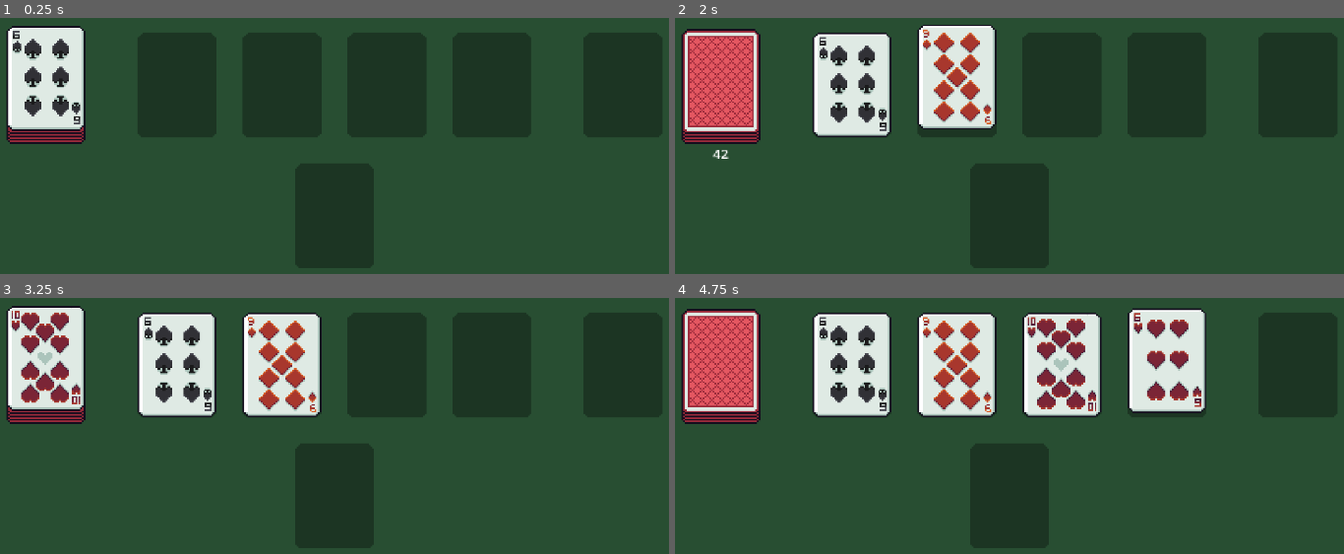
Above: before the commit, frames 1-4 (two rows, left to right).
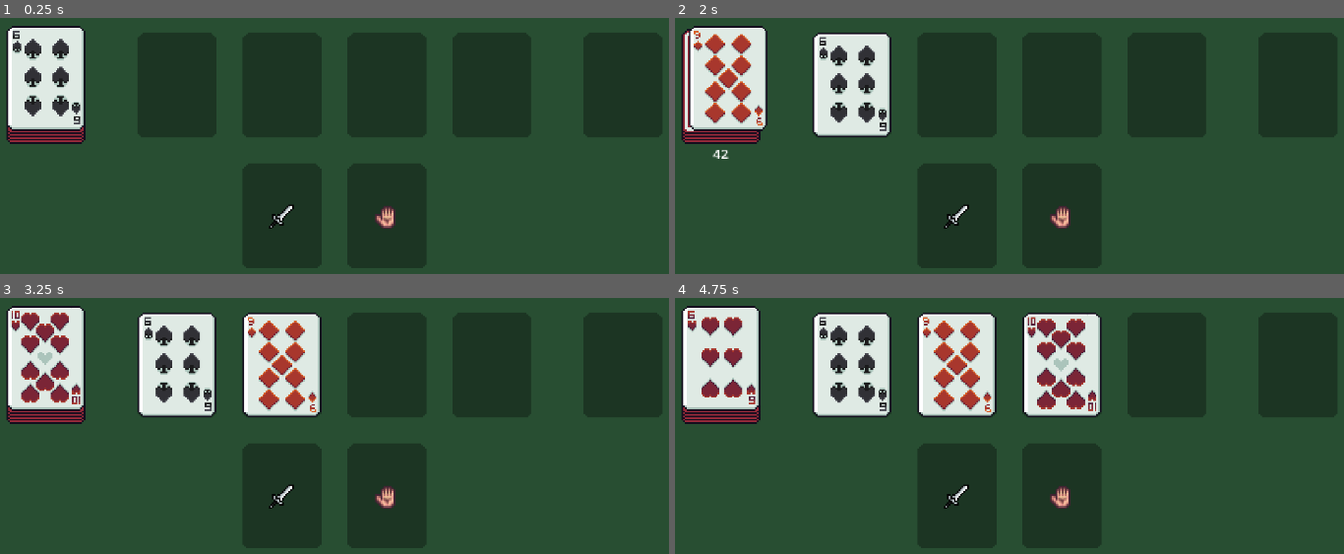
Above: after the commit, the same moments.

Repository: jrobchin/dungeon-drawer
Game: Godot game, scene res://scenes/main/main.tscn
Same seed, same stepped clock (60 frames per second), same inputs: the game is played once before the commit and once after it.
Inputs (mouse positions are in pixels of both pictures, inside the frame that each line leads up to):
- Up to frame 1 (0.25 s): no input
- Up to frame 2 (2 s): tap Enter at 0.5 s; drag from (721, 84) to (1089, 38) at 0.52 s; tap Space at 1.25 s; drag from (848, 158) to (721, 84) at 1.27 s
- Up to frame 3 (3.25 s): move the mouse to (414, 318) at 2.02 s; click (414, 318) at 2.17 s; drag from (294, 502) to (100, 349) at 2.77 s
- Up to frame 4 (4.75 s): move the mouse to (1243, 482) at 3.52 s; click (1243, 482) at 3.67 s; drag from (775, 349) to (889, 305) at 4.27 s

The runs differ from the first frame. In frame 1, 7.9% of the frame differs, in the area x 36-64%, y 56-98%; in frame 2, 17%, in the area x 2-64%, y 2-98%; in frame 3, 7.9%; in frame 4, 17%.

Commit message:
draggable

Diff:
--- a/project.godot
+++ b/project.godot
@@ -20,6 +20,7 @@
 Cards="*res://scripts/cards.gd"
 Debug="*res://scripts/debug.gd"
 Settings="*res://scripts/settings.gd"
+Store="*res://scripts/store.gd"
 
 [custom]
 
--- a/scenes/card/card.tscn
+++ b/scenes/card/card.tscn
@@ -1,8 +1,12 @@
-[gd_scene load_steps=4 format=3 uid="uid://dlunwjbyi1s1i"]
+[gd_scene load_steps=6 format=3 uid="uid://dlunwjbyi1s1i"]
 
 [ext_resource type="Texture2D" uid="uid://bqopnmngqe0fk" path="res://assets/cards.png" id="1_d81rb"]
 [ext_resource type="Script" uid="uid://30orf7todo8y" path="res://scenes/card/card_node.gd" id="1_vtcvk"]
 [ext_resource type="Script" uid="uid://dnkivj278gmic" path="res://scenes/card/sprite.gd" id="3_vtcvk"]
+[ext_resource type="Script" uid="uid://ylqyhoomh3am" path="res://scripts/draggable_area.gd" id="4_g65cd"]
+
+[sub_resource type="RectangleShape2D" id="RectangleShape2D_vtcvk"]
+size = Vector2(48, 64)
 
 [node name="CardNode" type="Node2D"]
 script = ExtResource("1_vtcvk")
@@ -15,3 +19,13 @@
 region_rect = Rect2(0, 0, 624, 320)
 region_filter_clip_enabled = true
 script = ExtResource("3_vtcvk")
+
+[node name="DraggableArea" type="Area2D" parent="." node_paths=PackedStringArray("root")]
+script = ExtResource("4_g65cd")
+root = NodePath("..")
+
+[node name="CollisionShape2D" type="CollisionShape2D" parent="DraggableArea"]
+shape = SubResource("RectangleShape2D_vtcvk")
+
+[connection signal="mouse_entered" from="DraggableArea" to="DraggableArea" method="_on_mouse_entered"]
+[connection signal="mouse_exited" from="DraggableArea" to="DraggableArea" method="_on_mouse_exited"]
--- /dev/null
+++ b/scenes/card_drop_area/card_drop_area.tscn
@@ -0,0 +1,16 @@
+[gd_scene load_steps=3 format=3 uid="uid://cyfq3ccwj7yy8"]
+
+[ext_resource type="Texture2D" uid="uid://bqopnmngqe0fk" path="res://assets/cards.png" id="1_xk1p0"]
+
+[sub_resource type="RectangleShape2D" id="RectangleShape2D_7smn1"]
+size = Vector2(56, 72)
+
+[node name="CardDropArea" type="Area2D"]
+
+[node name="CollisionShape2D" type="CollisionShape2D" parent="."]
+shape = SubResource("RectangleShape2D_7smn1")
+
+[node name="Placeholder" type="Sprite2D" parent="."]
+texture = ExtResource("1_xk1p0")
+region_enabled = true
+region_rect = Rect2(144, 256, 48, 64)
--- a/scenes/deck/deck.tscn
+++ b/scenes/deck/deck.tscn
@@ -117,6 +117,12 @@
 script = ExtResource("3_osv6s")
 deck = NodePath("..")
 
+[node name="ClickableArea" type="Area2D" parent="."]
+script = ExtResource("3_u3j8v")
+
+[node name="CollisionShape2D" type="CollisionShape2D" parent="ClickableArea"]
+shape = SubResource("RectangleShape2D_awifi")
+
 [node name="DeckCardSprite0" type="Sprite2D" parent="."]
 position = Vector2(0, 4)
 texture = ExtResource("1_uw8ea")
@@ -146,12 +152,6 @@
 region_enabled = true
 region_rect = Rect2(96, 256, 48, 64)
 
-[node name="ClickableArea" type="Area2D" parent="."]
-script = ExtResource("3_u3j8v")
-
-[node name="CollisionShape2D" type="CollisionShape2D" parent="ClickableArea"]
-shape = SubResource("RectangleShape2D_awifi")
-
 [connection signal="clicked" from="ClickableArea" to="." method="_on_clickable_area_clicked"]
 [connection signal="input_event" from="ClickableArea" to="ClickableArea" method="_on_input_event"]
 [connection signal="mouse_entered" from="ClickableArea" to="." method="_on_clickable_area_mouse_entered"]
--- a/scenes/main/card_manager.gd
+++ b/scenes/main/card_manager.gd
@@ -58,7 +58,7 @@
 
 	var tween = create_tween()
 
-	tween.tween_property(card_node, "global_position", mid_point, 0.1).set_trans(Tween.TRANS_QUART)
+	tween.tween_property(card_node, "global_position", mid_point, 0.2).set_trans(Tween.TRANS_QUART)
 	tween.tween_property(card_node, "global_position", target_position, 0.2).set_trans(Tween.TRANS_QUART)
 
 	await tween.finished
--- a/scenes/main/main.tscn
+++ b/scenes/main/main.tscn
@@ -1,9 +1,11 @@
-[gd_scene load_steps=14 format=3 uid="uid://155xx7s6y6ta"]
+[gd_scene load_steps=16 format=3 uid="uid://155xx7s6y6ta"]
 
 [ext_resource type="Texture2D" uid="uid://bqopnmngqe0fk" path="res://assets/cards.png" id="1_hyk8p"]
 [ext_resource type="PackedScene" uid="uid://cpn2tclrjqxsl" path="res://scenes/room/room.tscn" id="2_6q06x"]
 [ext_resource type="PackedScene" uid="uid://cen2627xwl1p2" path="res://scenes/deck/deck.tscn" id="2_iuonh"]
 [ext_resource type="PackedScene" uid="uid://d1x21i2aki4jg" path="res://scenes/debug_gui/debug_gui.tscn" id="3_k2fmo"]
+[ext_resource type="PackedScene" uid="uid://cyfq3ccwj7yy8" path="res://scenes/card_drop_area/card_drop_area.tscn" id="3_raeie"]
+[ext_resource type="Texture2D" uid="uid://drnypgxpc5r3p" path="res://assets/sprites.png" id="4_7smn1"]
 [ext_resource type="Script" uid="uid://d1c52w5dytklh" path="res://scenes/main/card_manager.gd" id="5_6q06x"]
 [ext_resource type="Script" uid="uid://gsek84x2itc2" path="res://scenes/main/state_initializer.gd" id="5_ow5a4"]
 [ext_resource type="Script" uid="uid://bxoj101dsk5bv" path="res://scenes/main/state_manager.gd" id="6_a8run"]
@@ -31,9 +33,6 @@
 [node name="Deck" parent="." instance=ExtResource("2_iuonh")]
 position = Vector2(64, 104)
 
-[node name="Room" parent="." instance=ExtResource("2_6q06x")]
-position = Vector2(240, 104)
-
 [node name="CardMarkers" type="Node2D" parent="."]
 
 [node name="DeckMarker" type="Marker2D" parent="CardMarkers"]
@@ -51,17 +50,33 @@
 [node name="RoomCardMarker3" type="Marker2D" parent="CardMarkers"]
 position = Vector2(336, 104)
 
-[node name="EquipCardMarker" type="Marker2D" parent="CardMarkers"]
-position = Vector2(240, 184)
+[node name="WeaponCardMarker" type="Marker2D" parent="CardMarkers"]
+position = Vector2(208, 184)
+
+[node name="HandPlaceholder" type="Marker2D" parent="CardMarkers"]
+position = Vector2(272, 184)
 
 [node name="DiscardMarker" type="Marker2D" parent="CardMarkers"]
 position = Vector2(416, 104)
 
-[node name="EquipPlaceholder" type="Sprite2D" parent="."]
-position = Vector2(240, 184)
-texture = ExtResource("1_hyk8p")
+[node name="WeaponArea" parent="." instance=ExtResource("3_raeie")]
+position = Vector2(208, 184)
+
+[node name="Sprite2D" type="Sprite2D" parent="WeaponArea"]
+texture = ExtResource("4_7smn1")
 region_enabled = true
-region_rect = Rect2(144, 256, 48, 64)
+region_rect = Rect2(16, 16, 16, 16)
+
+[node name="HandArea" parent="." instance=ExtResource("3_raeie")]
+position = Vector2(272, 184)
+
+[node name="Sprite2D" type="Sprite2D" parent="HandArea"]
+texture = ExtResource("4_7smn1")
+region_enabled = true
+region_rect = Rect2(16, 32, 16, 16)
+
+[node name="Room" parent="." instance=ExtResource("2_6q06x")]
+position = Vector2(240, 104)
 
 [node name="DiscardPlaceholder" type="Sprite2D" parent="."]
 position = Vector2(416, 104)
--- a/scenes/main/state_manager.gd
+++ b/scenes/main/state_manager.gd
@@ -3,3 +3,6 @@
 
 ## Turn the player is currently on.
 var player_turn: int = 0
+
+## Move the player is currently on.
+var player_move: int = 0
--- /dev/null
+++ b/scenes/main/weapon_area.gd
@@ -0,0 +1 @@
+extends Area2D
--- /dev/null
+++ b/scripts/draggable_area.gd
@@ -0,0 +1,29 @@
+extends Area2D
+
+@export var root: Node2D
+
+var dragging: bool = false
+var draggable: bool = false
+
+
+func _input(event: InputEvent) -> void:
+	if event is InputEventMouseButton:
+		event = event as InputEventMouseButton
+		if event.button_index == MOUSE_BUTTON_LEFT:
+			if event.pressed and draggable:
+				dragging = true
+				Store.is_dragging = true
+			else:
+				dragging = false
+				Store.is_dragging = false
+	elif event is InputEventMouseMotion and dragging:
+		root.global_position += event.relative
+
+
+func _on_mouse_entered() -> void:
+	if not Store.is_dragging:
+		draggable = true
+
+
+func _on_mouse_exited() -> void:
+	draggable = false
--- /dev/null
+++ b/scripts/store.gd
@@ -0,0 +1,3 @@
+extends Node
+
+var is_dragging: bool = false
Binary file changed: assets/sprites.png
Not shown, added: scenes/main/weapon_area.gd.uid
Not shown, added: scripts/draggable_area.gd.uid
Not shown, added: scripts/store.gd.uid
Not shown, changed: assets/cards.afphoto~lock~
Not shown, changed: assets/sprites.afphoto
Not shown, changed: assets/sprites.afphoto~lock~
